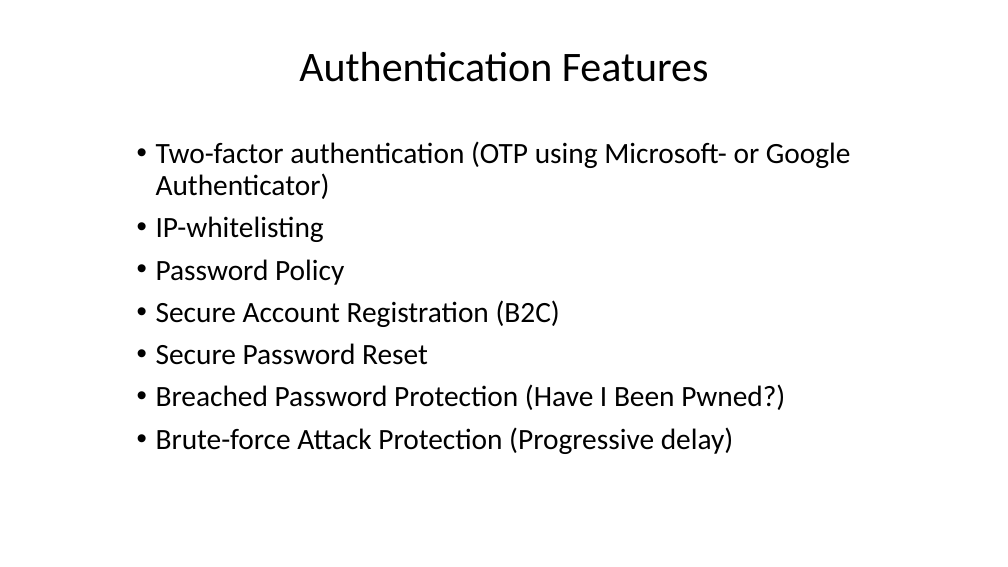
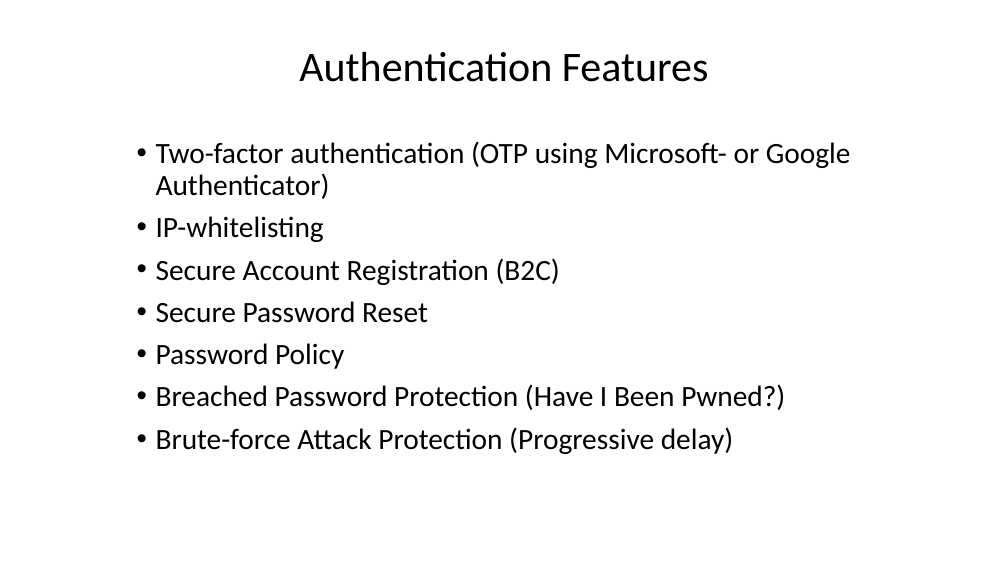
Before and after one commit to DHI/DomainServicesCourse, a slide deck: slide 38 of Presentations/DS-course-2-backend-basics.pptx (slide 32 before the commit). Drawn at 1008x567 pixels with LibreOffice and Linux fonts; fonts in the diff are those of the drawing. Boxes give left, top, right and bottom in pixels: in the first picture for what was removed or moved away, otherwise in the second. Text is boxed around its words. In the diff, an @@ line names an element or a change of style, - is before the commit and + after.

```diff
--- a/Presentations/DS-course-2-backend-basics.pptx
+++ b/Presentations/DS-course-2-backend-basics.pptx
@@ text at (x1=156, y1=259, x2=344, y2=285): paragraph removed @@
-• Password Policy
@@ text at (x1=156, y1=343, x2=344, y2=369): paragraph added @@
+• Password Policy
```
Also in this commit, not shown: 25 other slides changed, 13 slides added, 4 slides removed, 1 other file.
